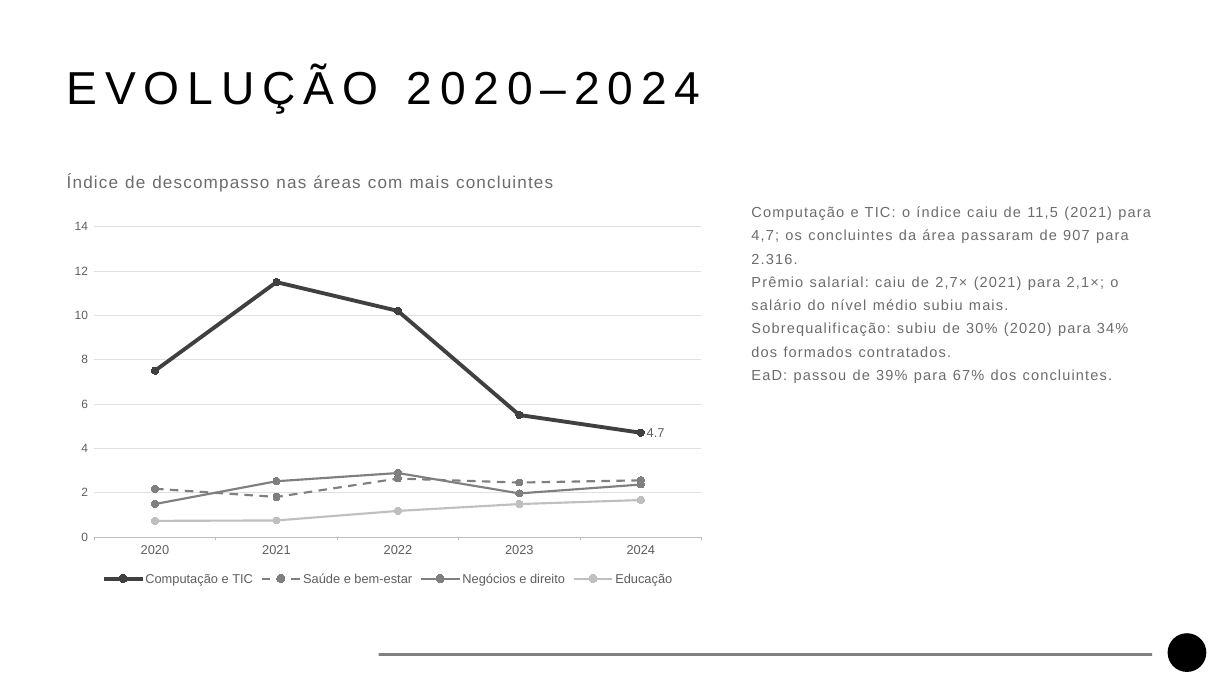
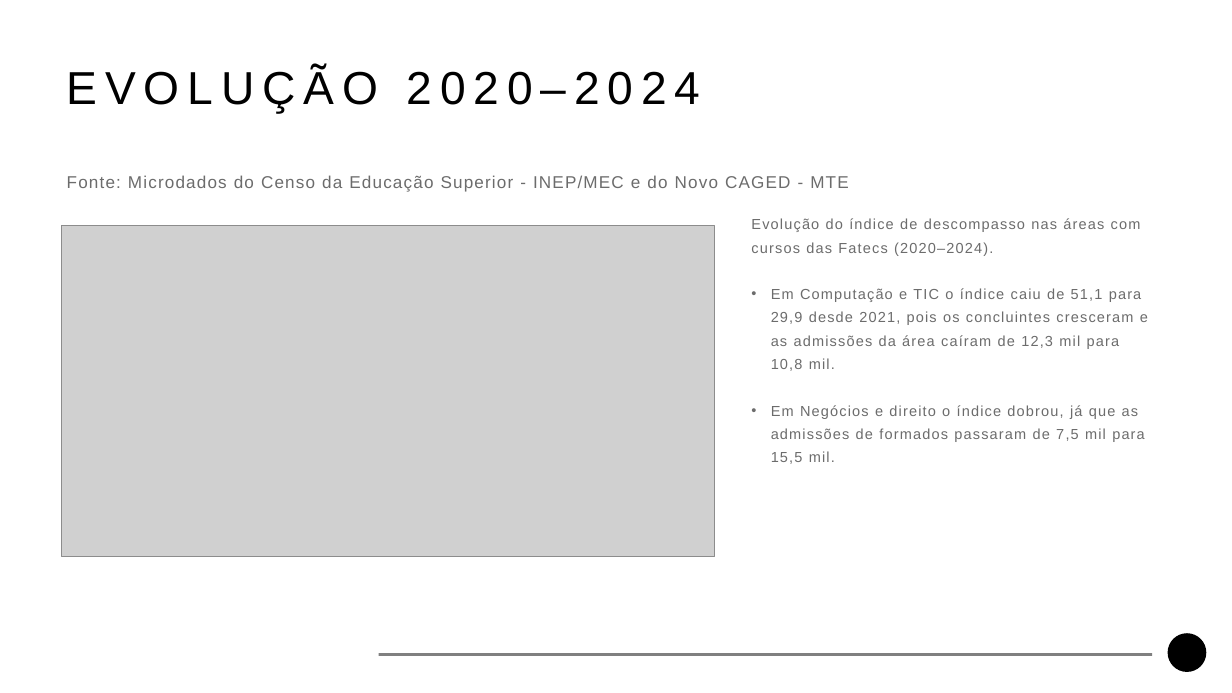
Before and after one commit to guilherme-ndo/projetointegrador-ii, a slide deck: slide 14 of docs/apresentacao_pi2.pptx (slide 12 before the commit). Drawn at 1232x693 pixels with LibreOffice and Linux fonts; fonts in the diff are those of the drawing; grey boxes stand for pictures; background and template pictures are left out. Boxes give left, top, right and bottom in pixels: in the first picture for what was removed or moved away, otherwise in the second. Text is boxed around its words. In the diff, an @@ line names an element or a change of style, - is before the commit and + after.

```diff
--- a/docs/apresentacao_pi2.pptx
+++ b/docs/apresentacao_pi2.pptx
@@ text at [67, 175, 848, 192]: text changed @@
-  Índice de descompasso nas áreas com mais concluintes
+  Fonte: Microdados do Censo da Educação Superior - INEP/MEC e do Novo CAGED - MTE
@@ text removed at [751, 206, 1151, 383] @@
-  Computação e TIC: o índice caiu de 11,5 (2021) para 4,7; os concluintes da área passaram de 907 para 2.316.
-  Prêmio salarial: caiu de 2,7× (2021) para 2,1×; o salário do nível médio subiu mais.
-  Sobrequalificação: subiu de 30% (2020) para 34% dos formados contratados.
-  EaD: passou de 39% para 67% dos concluintes.
@@ line chart removed at [62, 213, 715, 588] @@
-categories: 2020, 2021, 2022, 2023, 2024
-Computação e TIC: 7.5, 11.5, 10.2, 5.5, 4.7
-Saúde e bem-estar: 2.2, 1.8, 2.6, 2.5, 2.5
-Negócios e direito: 1.5, 2.5, 2.9, 2, 2.4
-Educação: 0.7, 0.7, 1.2, 1.5, 1.7
@@ picture added at [62, 225, 715, 556] @@
@@ text added at [751, 218, 1148, 464], 17 pt, text #6C6C6C @@
+  Evolução do índice de descompasso nas áreas com cursos das Fatecs (2020–2024).
+  • Em Computação e TIC o índice caiu de 51,1 para 29,9 desde 2021, pois os concluintes cresceram e as admissões da área caíram de 12,3 mil para 10,8 mil.
+  • Em Negócios e direito o índice dobrou, já que as admissões de formados passaram de 7,5 mil para 15,5 mil.
```
Also in this commit, not shown: 14 other slides changed, 7 slides added, 3 slides removed.
